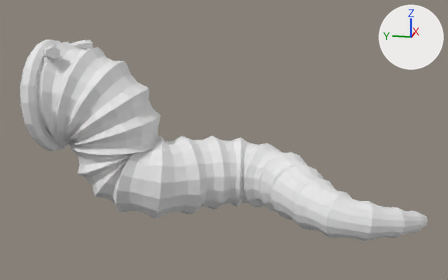
Renders of the FBX model assets/models/fbx/10_ForbiddenLibrary/Animals/dino_Bookworm.fbx from each side of a commit.
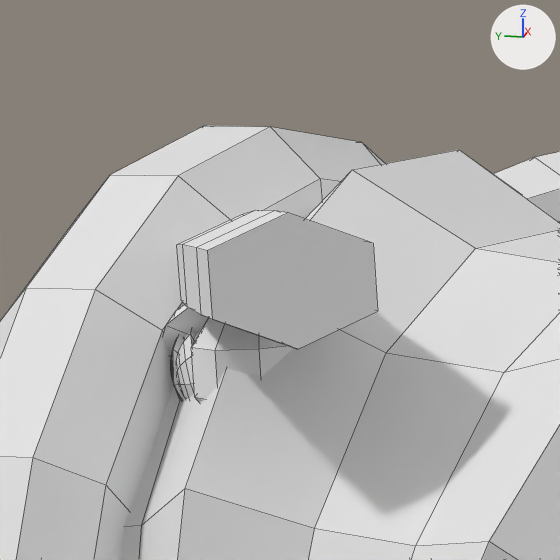
Each version is shown whole from a 50 mm camera at (-0.55, -0.1952, 0.2178) aimed at (0.006, -0.084, 0.0788), then close up on the part from 6% to 17% of the width and 10% to 27% of the height. Every picture has the same lights, and +X, +Y and +Z are marked at upper right. The last two pictures show the newer version. The close-ups show mesh edges as thin lines. Where no turn or scale is listed for an object, it has been applied to the vertices.

Names of what the first close-up shows: 'dino_Bookworm_Accent', 'dino_Bookworm_Body', 'dino_Bookworm_EyeColour', 'dino_Bookworm_Socket' and 1 more.
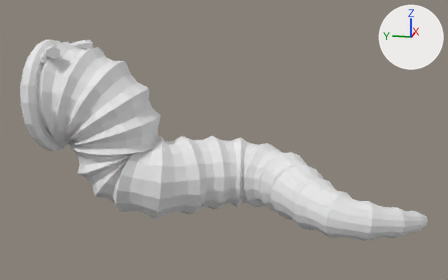
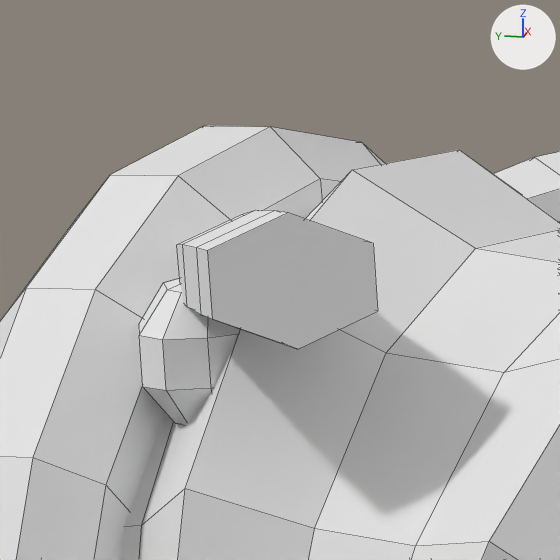
Edits to the bpy script that builds the scene:
```text
Change me_dino_bookworm_socket:
    used by ob_dino_bookworm_socket; location = (0.0, 0.0, 0.0)
    remove me_dino_bookworm_socket.from_pydata(...)  # 188 vertices, 220 faces; spans x -0.0336..0.0336, y 0.0655..0.0762, z 0.1478..0.1602
    add me_dino_bookworm_socket.from_pydata(...)  # 188 vertices, 220 faces; spans x -0.0352..0.0336, y 0.0655..0.0788, z 0.1478..0.1614
    me_dino_bookworm_socket part 1: 42 of 188 vertices moved; they spanned x -0.0336..-0.0164, y 0.0655..0.0745, z 0.1478..0.1602 and now span x -0.0352..-0.0176, y 0.0688..0.0788, z 0.1488..0.1614; mean shift (-0.0013, 0.0034, 0.0011); largest move (-0.0224, 0.0745, 0.1559) -> (-0.0238, 0.0788, 0.1577)
```

What differs and where, as boxes [x1, y1, x2, y2] in the close-ups (560 x 560 px):
'dino_Bookworm_Socket', reshaped
    before: [191, 318, 293, 402]
    after: [139, 278, 239, 425]
